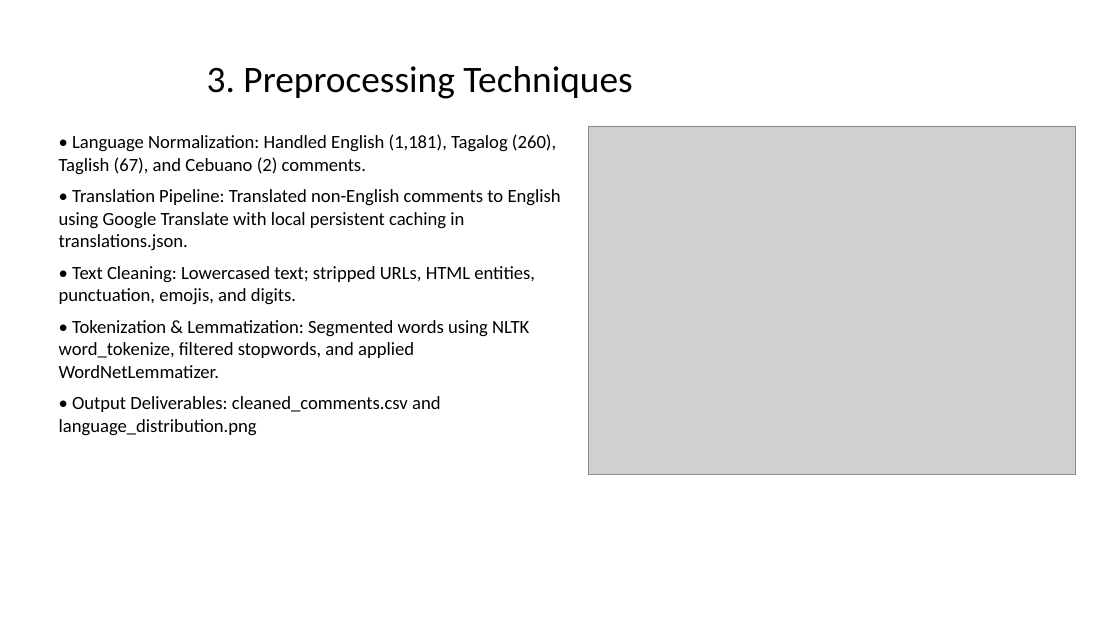
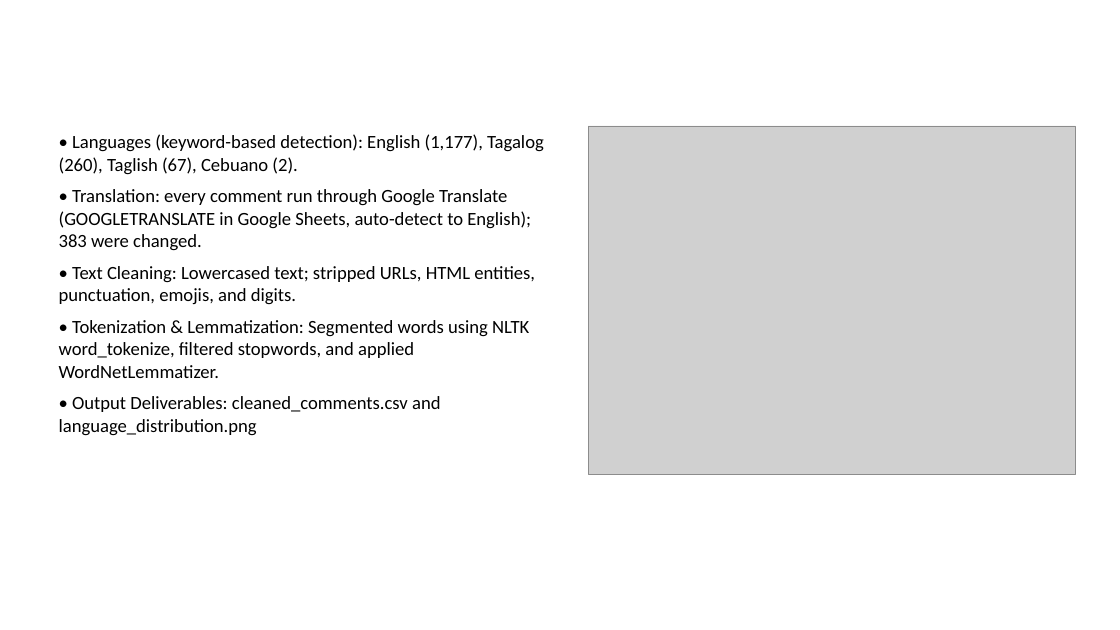
Before and after one commit to msallsundaee/Sentiment-Analysis, a slide deck: slide 4 of results/Sentiment_Analysis_Inflation.pptx. Drawn at 1120x630 pixels with LibreOffice and Linux fonts; fonts in the diff are those of the drawing; grey boxes stand for pictures. Boxes give left, top, right and bottom in pixels: in the first picture for what was removed or moved away, otherwise in the second. Text is boxed around its words. In the diff, an @@ line names an element or a change of style, - is before the commit and + after.

```diff
--- a/results/Sentiment_Analysis_Inflation.pptx
+++ b/results/Sentiment_Analysis_Inflation.pptx
@@ title removed at [207, 66, 632, 99] @@
-3. Preprocessing Techniques
@@ text at [59, 134, 544, 251]: text changed @@
-• Language Normalization: Handled English (1,181), Tagalog (260), Taglish (67), and Cebuano (2) comments.
-• Translation Pipeline: Translated non-English comments to English using Google Translate with local persistent caching in translations.json.
+• Languages (keyword-based detection): English (1,177), Tagalog (260), Taglish (67), Cebuano (2).
+• Translation: every comment run through Google Translate (GOOGLETRANSLATE in Google Sheets, auto-detect to English); 383 were changed.
```
Also in this commit, not shown: 9 other slides changed, 1 slide added, 1 slide removed, 38 other files.
